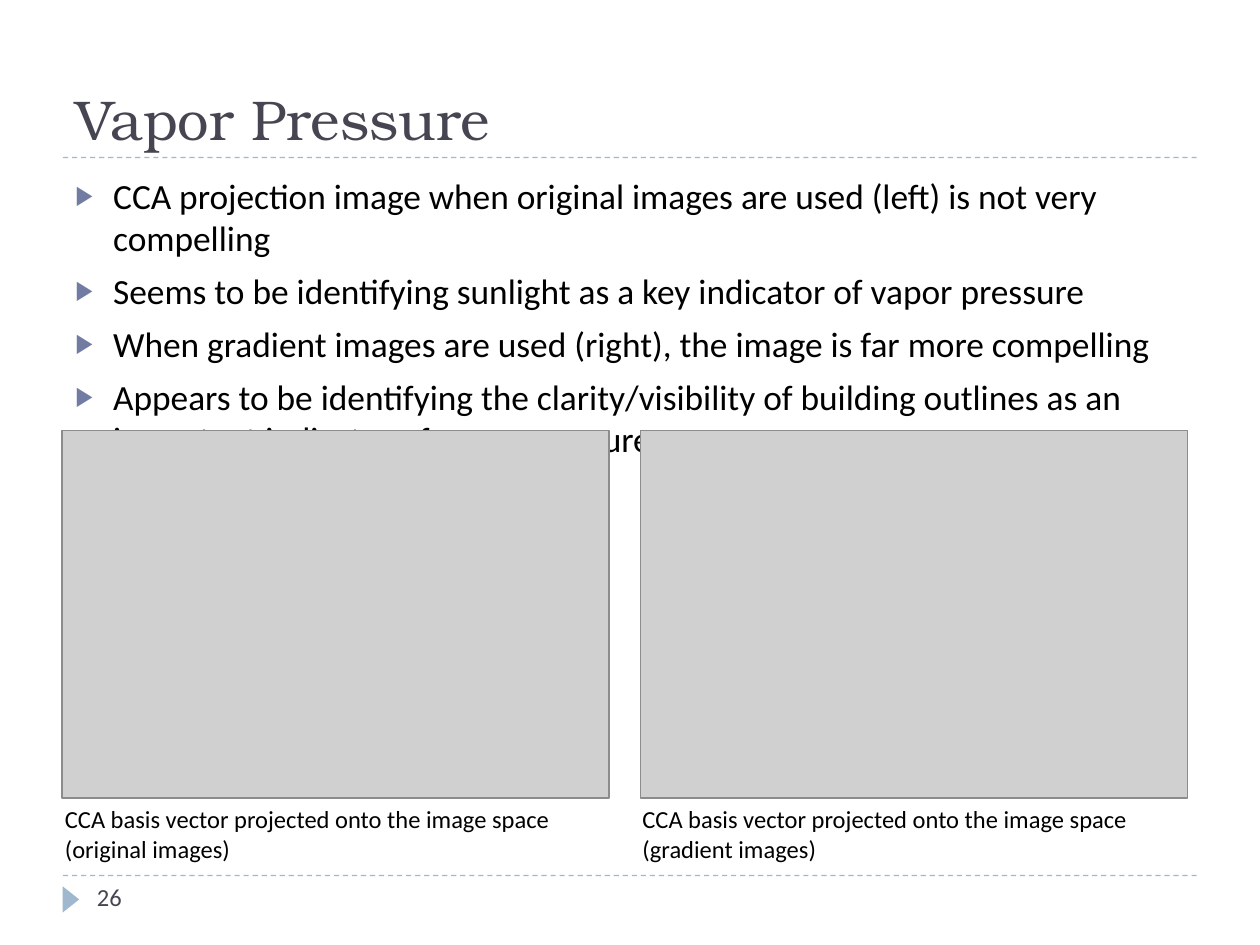
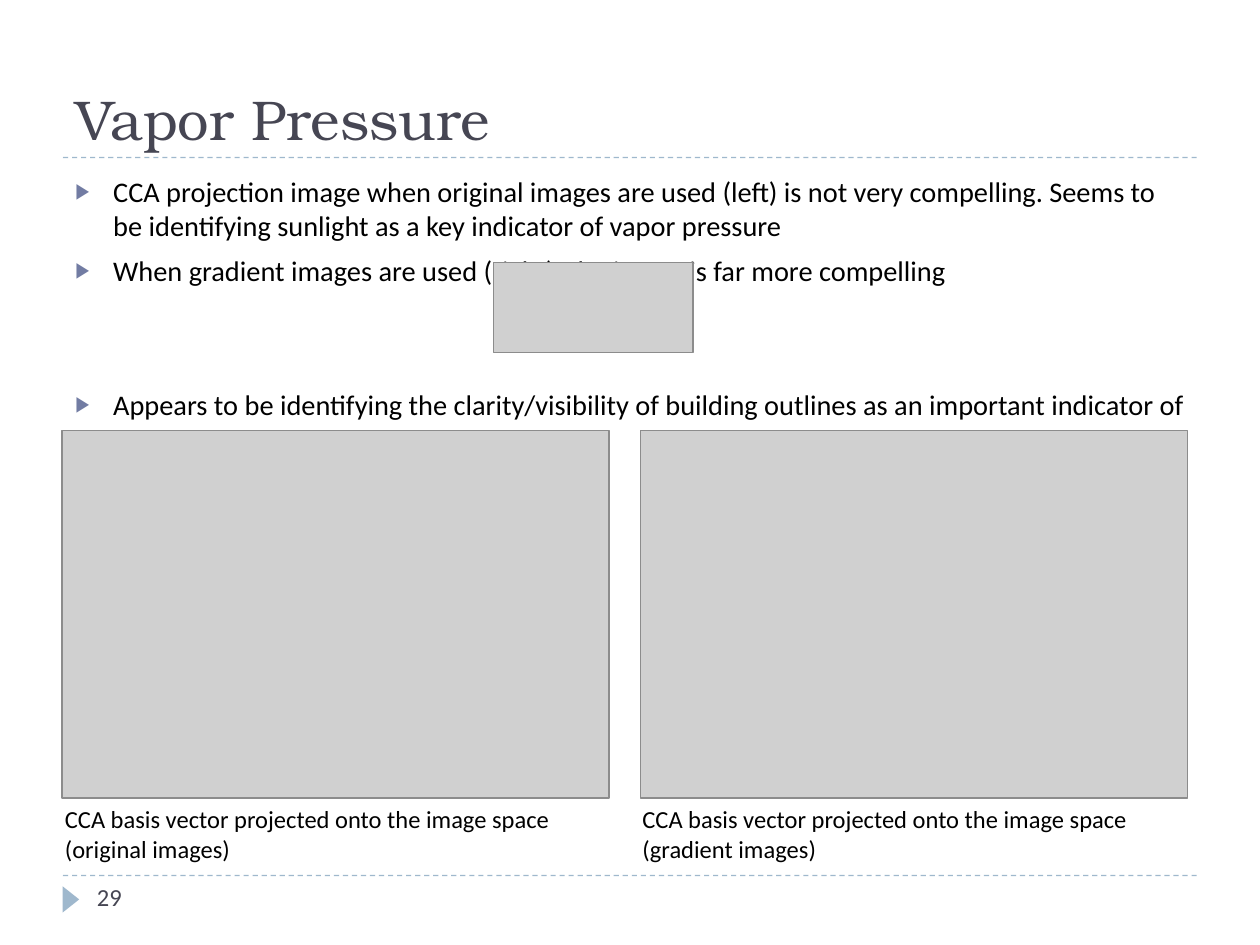
Before and after one commit to rspeyer/rzs-thesis, a slide deck: slide 29 of thesis-defense.pptx (slide 26 before the commit). Drawn at 1260x945 pixels with LibreOffice and Linux fonts; fonts in the diff are those of the drawing; grey boxes stand for pictures. Boxes give left, top, right and bottom in pixels: in the first picture for what was removed or moved away, otherwise in the second. Text is boxed around its words. In the diff, an @@ line names an element or a change of style, - is before the commit and + after.

```diff
--- a/thesis-defense.pptx
+++ b/thesis-defense.pptx
@@ text at box(113, 181, 1155, 241): text changed; size 20.1 to 16.2 pt @@
-▶ CCA projection image when original images are used (left) is not very compelling
-▶ Seems to be identifying sunlight as a key indicator of vapor pressure
+▶ CCA projection image when original images are used (left) is not very compelling. Seems to be identifying sunlight as a key indicator of vapor pressure
@@ text at box(113, 257, 1184, 431): size 20.1 to 16.2 pt in "When gradient images are used (right), the ...", "Appears to be identifying the clarity/visibility of ..." @@
@@ picture added at box(494, 262, 693, 352) @@
@@ page number at box(97, 890, 122, 906): text changed @@
-26
+29
```
Also in this commit, not shown: 14 other slides changed, 4 slides added.
